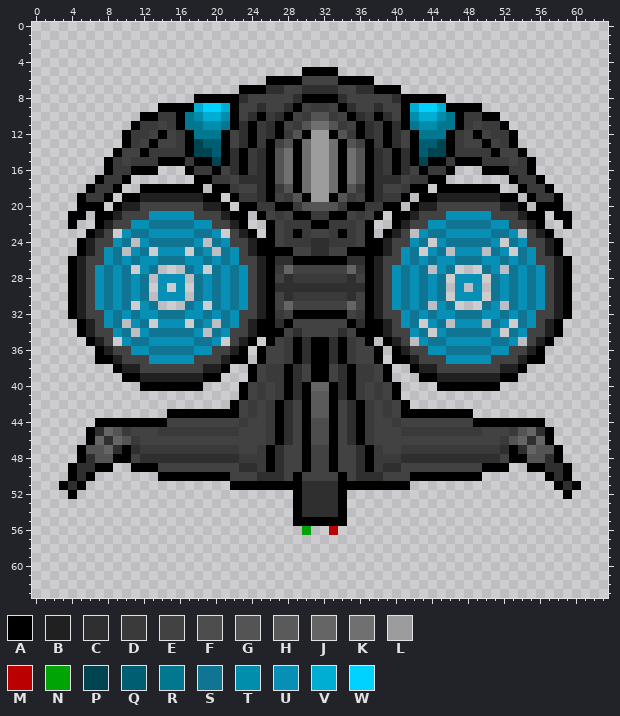
Pixel-art sprite: DesignDocs/KyleArt/Enemy3.png. That is the earlier state.
The file is 256x256 pixels, drawn in blocks of 4x4; one block is one cell here. Colours within 5 levels of each other are drawn and written as one.
Palette (. is transparent): A #000000  B #202020  C #2f2f2f  D #3a3a3a  E #424242  F #4d4d4d  G #545454  H #5a5a5a  J #656565  K #707070  L #9c9c9c  M #bb0000  N #00a505  P #004452  Q #005e72  R #017790  S #0f7592  T #008eac  U #078fb6  V #00aed4  W #00d2ff
After:
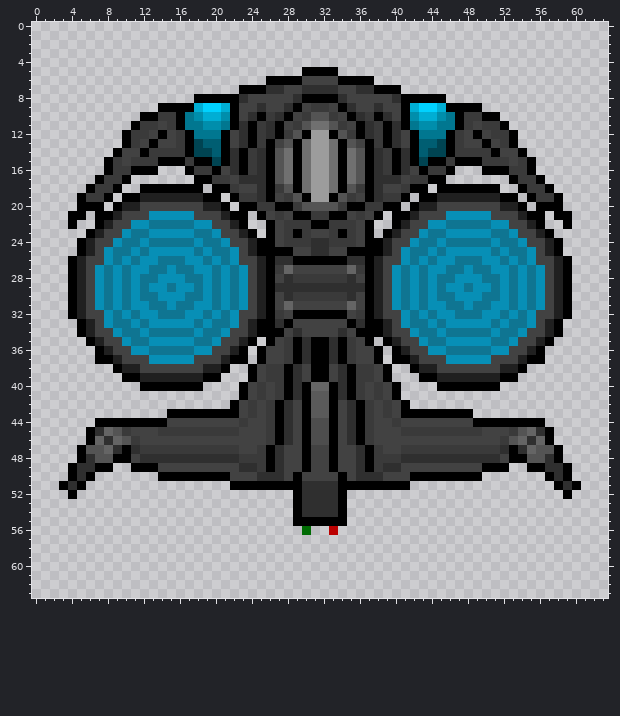
The exact change:
@@ palette @@
-N #00a505
+N #006b03
@@ x 0..63 @@
 22 ....A..ABEEUUSSSSSUUEEBA..AEDDDAADDDEA..ABEEUUSSSSSUUEEBA..A....
-23 ......ABE.USSUUUUUSSU.EBA.AEDADEEDADEA.ABE.USSUUUUUSSU.EBA......
-24 .....ABEEUS.USSSSSU.SUEEBAAEDDDCCDDDEAABEEUS.USSSSSU.SUEEBA.....
-25 .....ABEUS.US.UUU.SU.SUEBAAAAEECCEEAAAABEUS.US.UUU.SU.SUEBA.....
+23 ......ABEEUSSUUUUUSSUEEBA.AEDADEEDADEA.ABEEUSSUUUUUSSUEEBA......
+24 .....ABEEUSSUSSSSSUSSUEEBAAEDDDCCDDDEAABEEUSSUSSSSSUSSUEEBA.....
+25 .....ABEUSSUSUUUUUSUSSUEBAAAAEECCEEAAAABEUSSUSUUUUUSUSSUEBA.....
 26 ....ABEEUSUSUUSSSUUSUSUEEBACCAAAAAACCABEEUSUSUUSSSUUSUSUEEBA....
-27 ....ABEUSUS.US...SU.SUSUEBADJEEEEEEJDABEUSUS.US...SU.SUSUEBA....
-28 ....ABEUSUSUS.UUU.SUSUSUEBAECDDDDDDCEABEUSUSUS.UUU.SUSUSUEBA....
-29 ....ABEUSUSUS.U.U.SUSUSUEBACCCCCCCCCCABEUSUSUS.U.U.SUSUSUEBA....
-30 ....ABEUSUSUS.UUU.SUSUSUEBAECDDDDDDCEABEUSUSUS.UUU.SUSUSUEBA....
-31 ....ABEUSUS.US...SU.SUSUEBAEJEEEEEEJEABEUSUS.US...SU.SUSUEBA....
+27 ....ABEUSUSUUSSUSSUUSUSUEBADJEEEEEEJDABEUSUSUUSSUSSUUSUSUEBA....
+28 ....ABEUSUSUSSUUUSSUSUSUEBAECDDDDDDCEABEUSUSUSSUUUSSUSUSUEBA....
+29 ....ABEUSUSUSUUSUUSUSUSUEBACCCCCCCCCCABEUSUSUSUUSUUSUSUSUEBA....
+30 ....ABEUSUSUSSUUUSSUSUSUEBAECDDDDDDCEABEUSUSUSSUUUSSUSUSUEBA....
+31 ....ABEUSUSUUSSUSSUUSUSUEBAEJEEEEEEJEABEUSUSUUSSUSSUUSUSUEBA....
 32 ....ABEEUSUSUUSSSUUSUSUEEBADEAAAAAAEDABEEUSUSUUSSSUUSUSUEEBA....
-33 .....ABEUS.US.UUU.SU.SUEBAACAEEEEEEACAABEUS.US.UUU.SU.SUEBA.....
-34 .....ABEEUS.USSSSSU.SUEEBAAAECEEEECEAAABEEUS.USSSSSU.SUEEBA.....
-35 ......ABE.USSUUUUUSSU.EBA.AEDACAACADEA.ABE.USSUUUUUSSU.EBA......
+33 .....ABEUSSUSUUUUUSUSSUEBAACAEEEEEEACAABEUSSUSUUUUUSUSSUEBA.....
+34 .....ABEEUSSUSSSSSUSSUEEBAAAECEEEECEAAABEEUSSUSSSSSUSSUEEBA.....
+35 ......ABEEUSSUUUUUSSUEEBA.AEDACAACADEA.ABEEUSSUUUUUSSUEEBA......
 36 .......ABEEUUSSSSSUUEEBA.AEEDACAACADEEA.ABEEUUSSSSSUUEEBA.......
Boxes around the changes in both pictures, in picture pixels (x1, y1, x2, y2):
added: (113, 229, 230, 346)
added: (410, 229, 527, 346)
changed: (302, 526, 311, 535)
